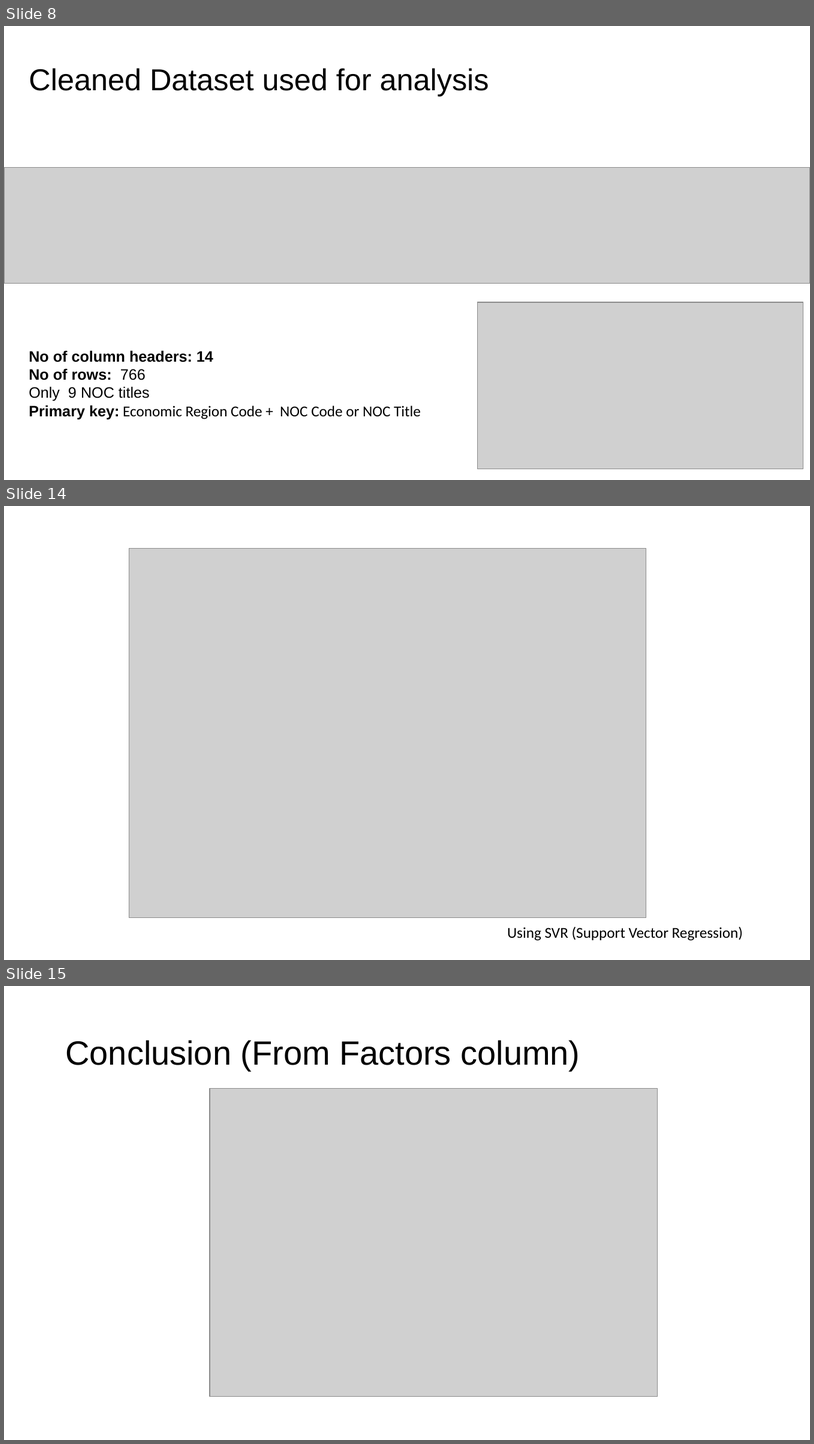
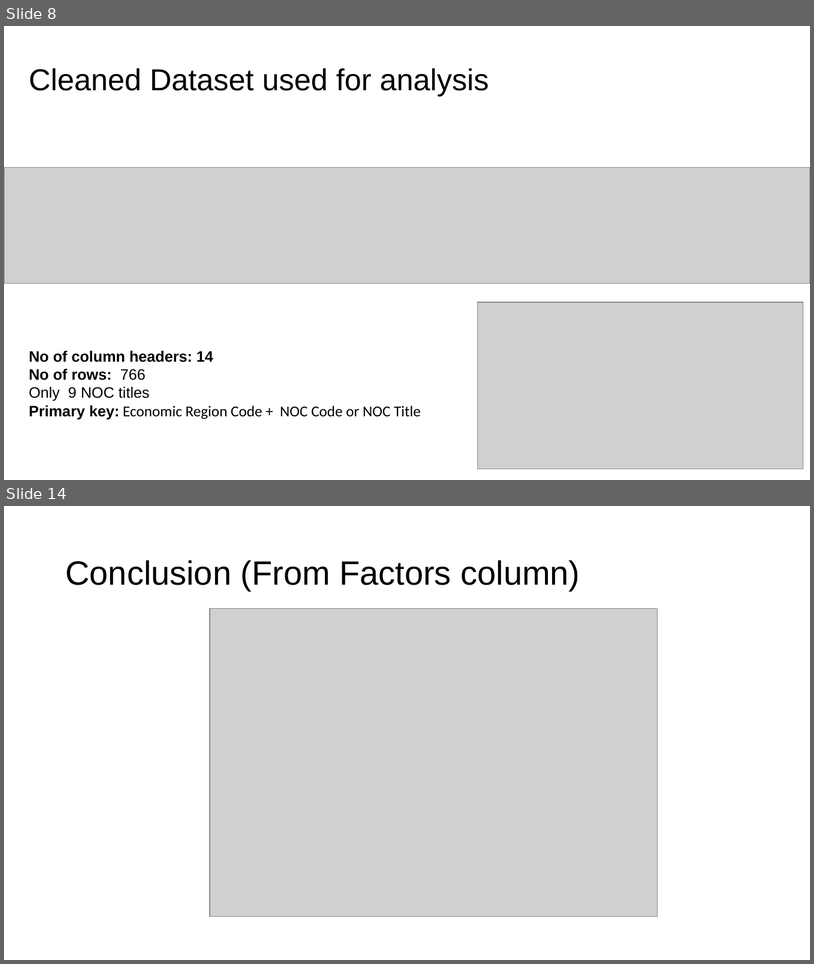
Before and after one commit to rajprasadshrestha/groupassignments, a slide deck: nosqldatabase/Presentation5.pptx. Shown one above the other, each under a label of ours: slides 8, 14 and 15 before the commit, slides 8 and 14 after it; the slides between them are not shown. The pictures are 814x1444 and 814x964 pixels, drawn with LibreOffice and Linux fonts; fonts in the diff are those of the drawing; grey boxes stand for pictures. Boxes give left, top, right and bottom in pixels: in the first picture for what was removed or moved away, otherwise in the second. Text is boxed around its words. In the diff, an @@ line names an element or a change of style, - is before the commit and + after.

```diff
--- a/nosqldatabase/Presentation5.pptx
+++ b/nosqldatabase/Presentation5.pptx
@@ slide 14 removed at (4,506,810,960), background #FFFFFF @@
@@ picture removed at (129,549,647,918) @@
@@ text removed at (507,926,743,940) @@
-Using SVR (Support Vector Regression)
@@ what was slide 15 is now slide 14 @@
```
Also in this commit, not shown: 8 slides changed, 1 slide added, 1 other slide removed, 15 other files.
